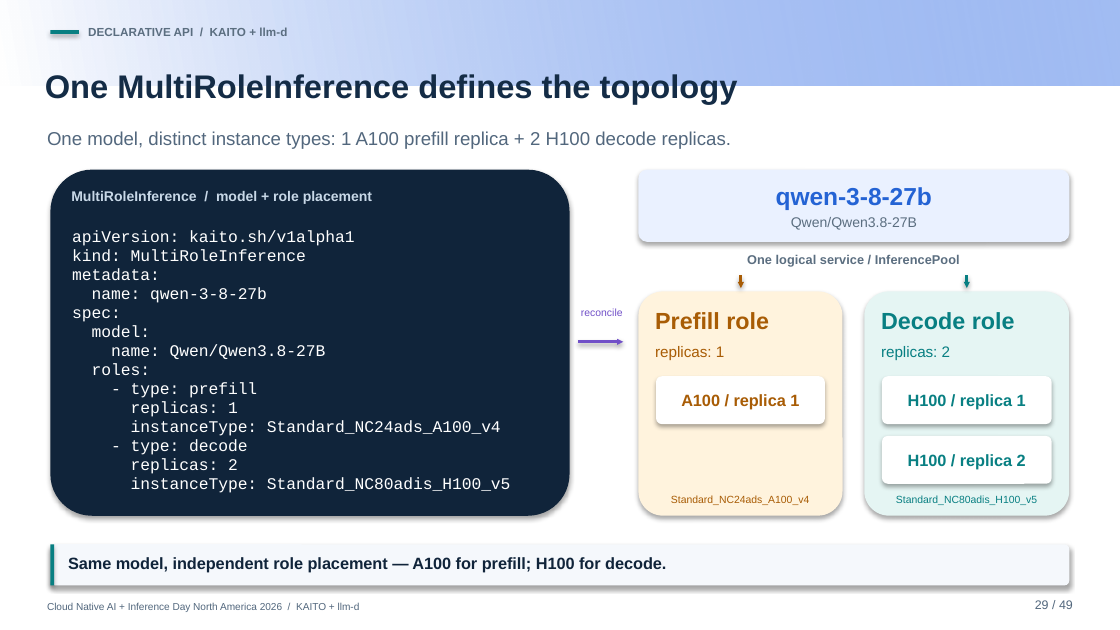
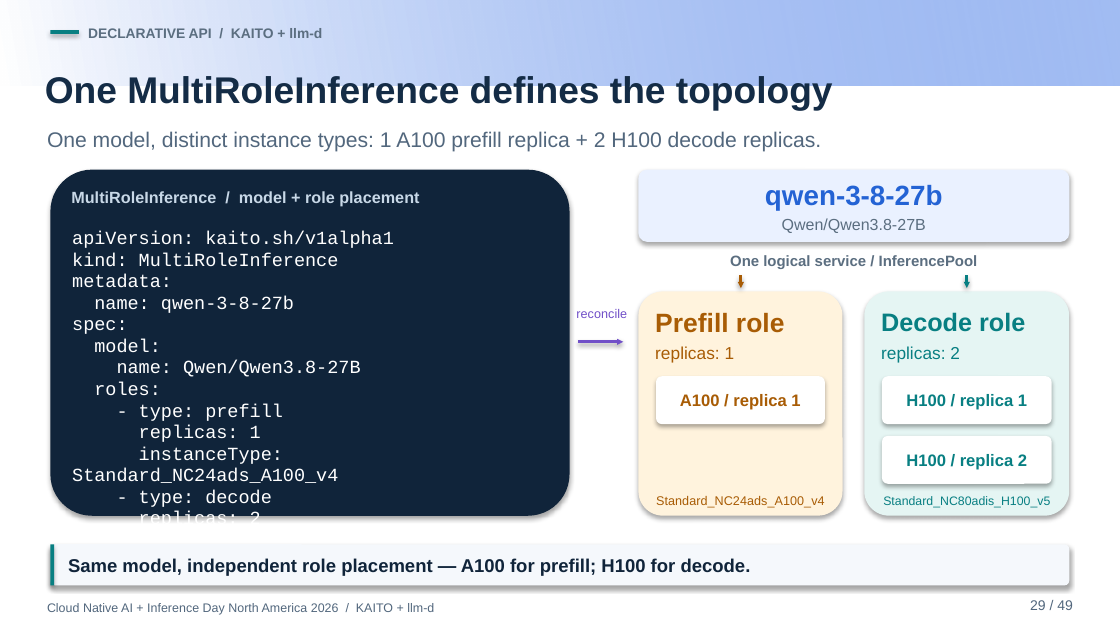
Before and after one commit to andyzhangx/demo, a slide deck: slide 29 of llm/pd-disaggregation/kubecon-na-2026-pd-disaggregation-kaito-llmd.pptx. Drawn at 1120x630 pixels with LibreOffice and Linux fonts; fonts in the diff are those of the drawing; background and template pictures are left out. Boxes give left, top, right and bottom in pixels: in the first picture for what was removed or moved away, otherwise in the second. Text is boxed around its words. In the diff, an @@ line names an element or a change of style, - is before the commit and + after.

```diff
--- a/llm/pd-disaggregation/kubecon-na-2026-pd-disaggregation-kaito-llmd.pptx
+++ b/llm/pd-disaggregation/kubecon-na-2026-pd-disaggregation-kaito-llmd.pptx
@@ text "DECLARATIVE API / KAITO + ..." at bbox=[88, 28, 322, 38]: size 7.5 to 8.9 pt @@
@@ text "One MultiRoleInference defines the topology" at bbox=[45, 76, 833, 110]: size 21 to 23.9 pt @@
@@ text "One model, distinct instance types: ..." at bbox=[47, 131, 822, 152]: size 12 to 13.6 pt @@
@@ rounded rectangle "qwen-3-8-27b" at bbox=[638, 169, 1070, 242]: size 15.8 to 17.9 pt in "qwen-3-8-27b"; size 9 to 10.2 pt in "Qwen/Qwen3.8-27B" @@
@@ text "MultiRoleInference / model + role ..." at bbox=[71, 191, 419, 207]: size 9 to 10.4 pt @@
@@ text "apiVersion: kaito.sh/v1alpha1" at bbox=[72, 231, 394, 574]: size 10.5 to 11.9 pt; line spacing 12.2pt to 13.9pt @@
@@ text "One logical service / InferencePool" at bbox=[730, 255, 978, 269]: size 8.2 to 9.6 pt @@
@@ text "reconcile" at bbox=[576, 309, 627, 318]: size 6.8 to 8.1 pt @@
@@ text "Prefill role" at bbox=[655, 313, 784, 333]: size 15 to 17 pt @@
@@ text "Decode role" at bbox=[881, 312, 1025, 332]: size 15 to 16.2 pt @@
@@ text "replicas: 1" at bbox=[655, 346, 735, 363]: size 9.8 to 11.1 pt @@
@@ text "replicas: 2" at bbox=[881, 346, 960, 363]: size 9.8 to 11.1 pt @@
@@ size 10.5 to 10.7 pt in 3 elements at bbox=[656, 376, 825, 424], bbox=[883, 376, 1052, 424], bbox=[883, 436, 1052, 484] @@
@@ text "Standard_NC24ads_A100_v4" at bbox=[656, 496, 824, 508]: size 6.8 to 8.1 pt @@
@@ text "Standard_NC80adis_H100_v5" at bbox=[883, 496, 1050, 508]: size 6.8 to 7.9 pt @@
@@ text "Same model, independent role placement ..." at bbox=[68, 558, 751, 576]: size 10.5 to 11.9 pt @@
@@ text "29 / 49" at bbox=[1030, 600, 1073, 610]: size 8 to 9 pt @@
@@ text "Cloud Native AI + Inference ..." at bbox=[47, 603, 434, 615]: size 6.5 to 8 pt @@
```
Also in this commit, not shown: 47 other slides changed.
